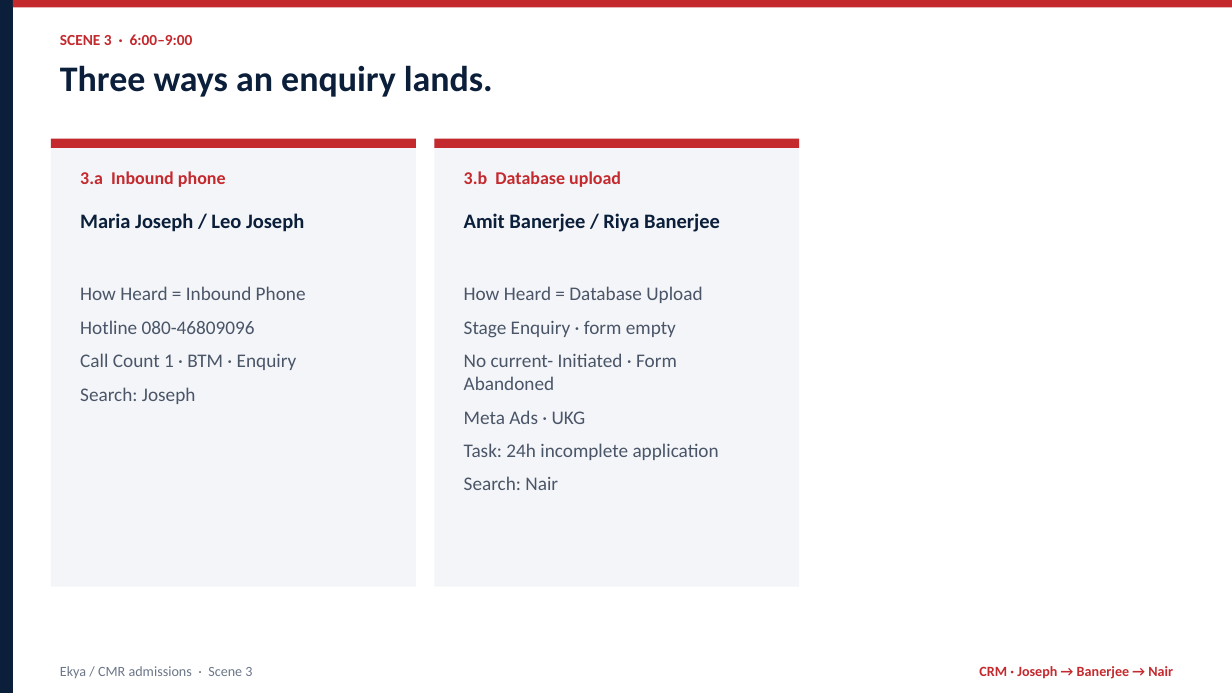
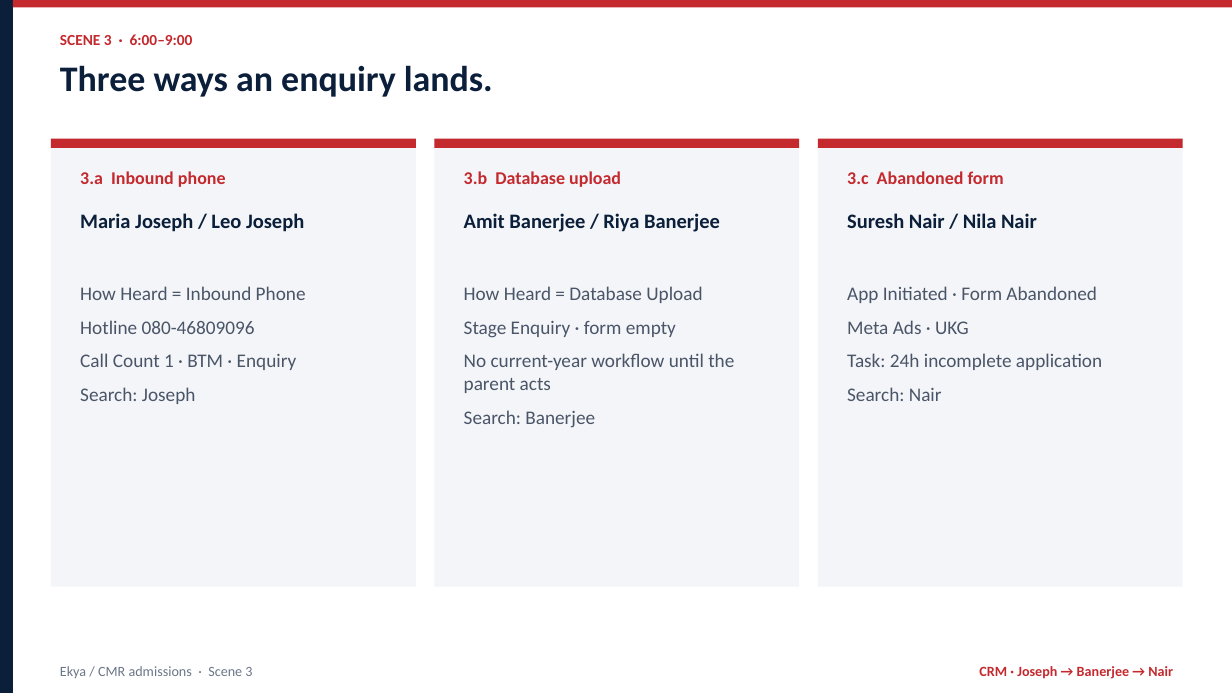
Before and after one commit to JuliaSan09/glowing-chainsaw, a slide deck: slide 10 of docs/ekya-admissions/show/Ekya-CMR-Admissions-Demo.pptx (slide 9 before the commit). Drawn at 1232x693 pixels with LibreOffice and Linux fonts; fonts in the diff are those of the drawing. Boxes give left, top, right and bottom in pixels: in the first picture for what was removed or moved away, otherwise in the second. Text is boxed around its words. In the diff, an @@ line names an element or a change of style, - is before the commit and + after.

```diff
--- a/docs/ekya-admissions/show/Ekya-CMR-Admissions-Demo.pptx
+++ b/docs/ekya-admissions/show/Ekya-CMR-Admissions-Demo.pptx
@@ rectangle added at (x1=818, y1=139, x2=1183, y2=587), fill #F3F5F8 @@
@@ rectangle added at (x1=818, y1=139, x2=1183, y2=148), fill #C4292E @@
@@ text added at (x1=847, y1=171, x2=1004, y2=184), 14 pt, text #C4292E, bold @@
+3.c Abandoned form
@@ text added at (x1=847, y1=213, x2=1037, y2=228), 16 pt, text #0B1F3A, bold @@
+Suresh Nair / Nila Nair
@@ text added at (x1=847, y1=286, x2=1102, y2=401), 15 pt, text #4A5568 @@
+App Initiated · Form Abandoned
+Meta Ads · UKG
+Task: 24h incomplete application
+Search: Nair
@@ text at (x1=464, y1=353, x2=734, y2=428): text changed @@
-No current- Initiated · Form Abandoned
-Meta Ads · UKG
-Task: 24h incomplete application
-Search: Nair
+No current-year workflow until the parent acts
+Search: Banerjee
```
Also in this commit, not shown: 5 slides added, 19 other files.
